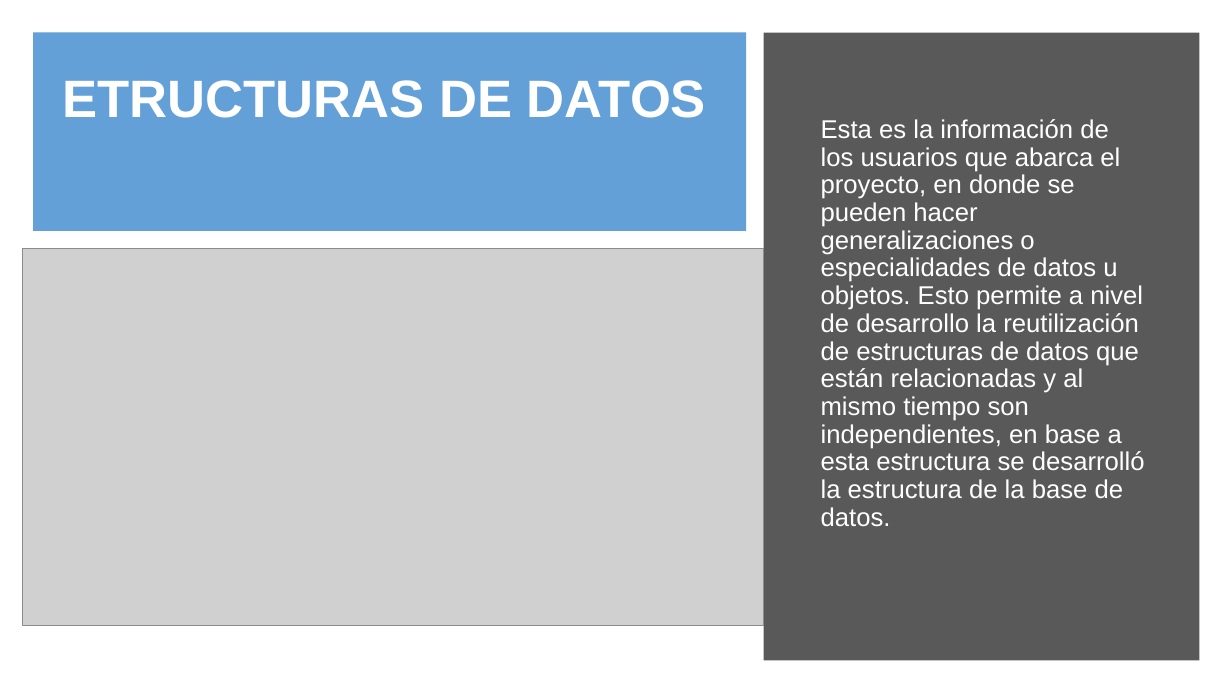
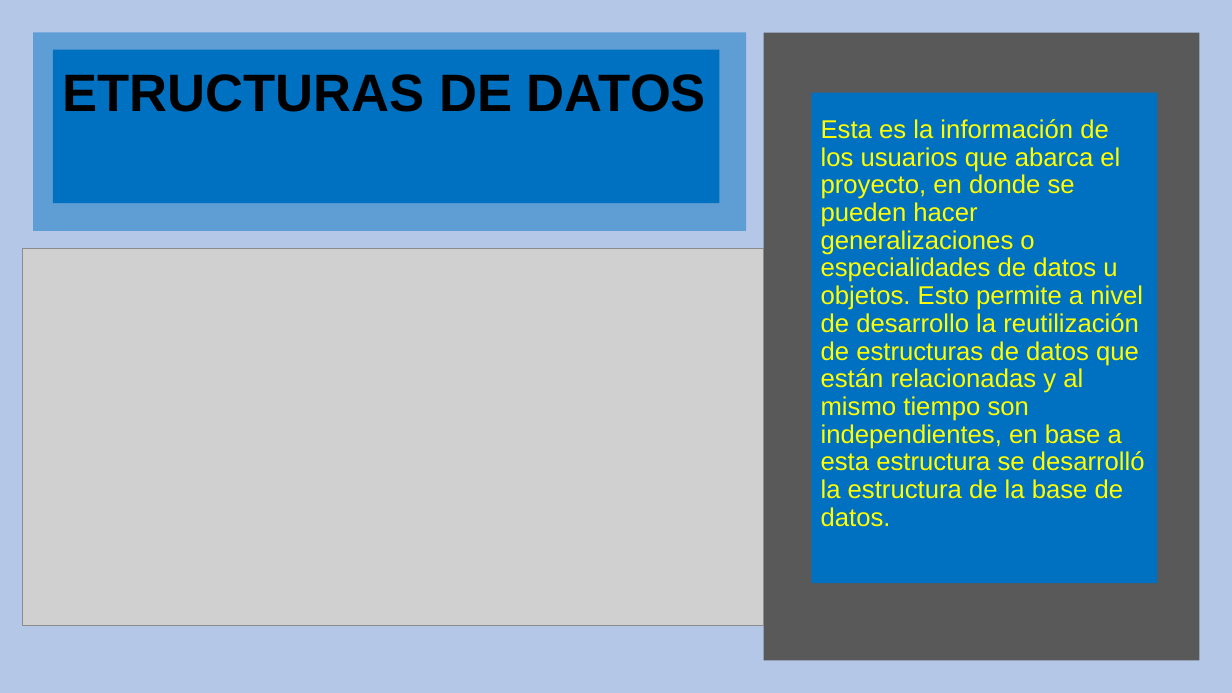
Before and after one commit to CesarFlick/shule-server-repositorio, a slide deck: slide 11 of INSTITUTO POLITÉCNICO NACIONAL.pptx. Drawn at 1232x693 pixels with LibreOffice and Linux fonts; fonts in the diff are those of the drawing; grey boxes stand for pictures. Boxes give left, top, right and bottom in pixels: in the first picture for what was removed or moved away, otherwise in the second. Text is boxed around its words. In the diff, an @@ line names an element or a change of style, - is before the commit and + after.

```diff
--- a/INSTITUTO POLITÉCNICO NACIONAL.pptx
+++ b/INSTITUTO POLITÉCNICO NACIONAL.pptx
@@ background #FFFFFF to #B4C7E7 @@
@@ title "ETRUCTURAS DE DATOS": place and size @@
-title "ETRUCTURAS DE DATOS" at <box>62,80,706,118</box>
+title "ETRUCTURAS DE DATOS" at <box>53,50,719,203</box>
@@ title "ETRUCTURAS DE DATOS" at <box>53,50,719,203</box>: text colour #FFFFFF to #000000; fill none to #0070C0 @@
@@ text "Esta es la información de ...": place and size @@
-text "Esta es la información de ..." at <box>821,119,1145,526</box>
+text "Esta es la información de ..." at <box>811,92,1158,583</box>
@@ text "Esta es la información de ..." at <box>811,92,1158,583</box>: text colour #FFFFFF to #FFFF00; fill none to #0070C0 @@
```
Also in this commit, not shown: 11 other slides changed, 1 slide added, 1 slide removed, 21 other files.
